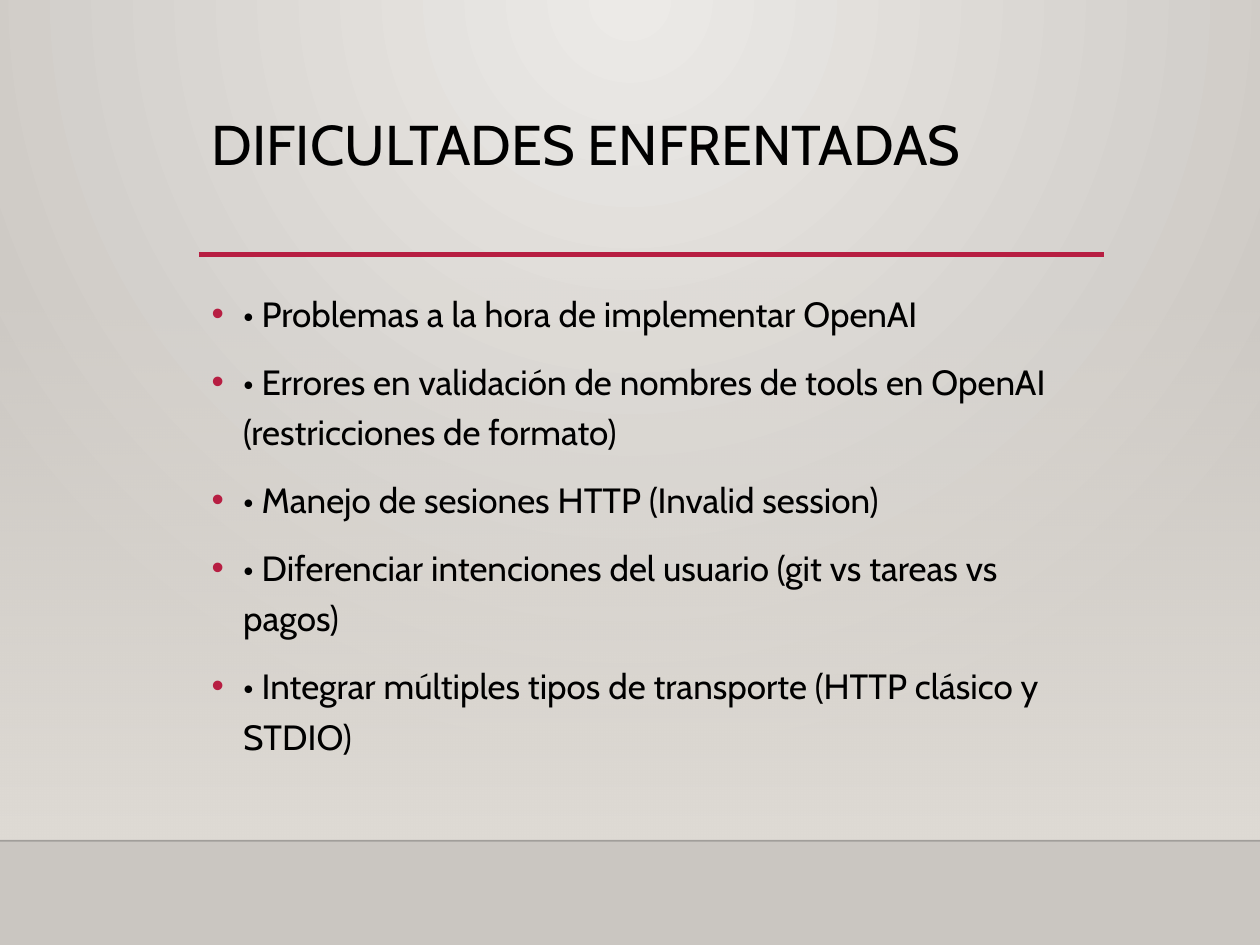
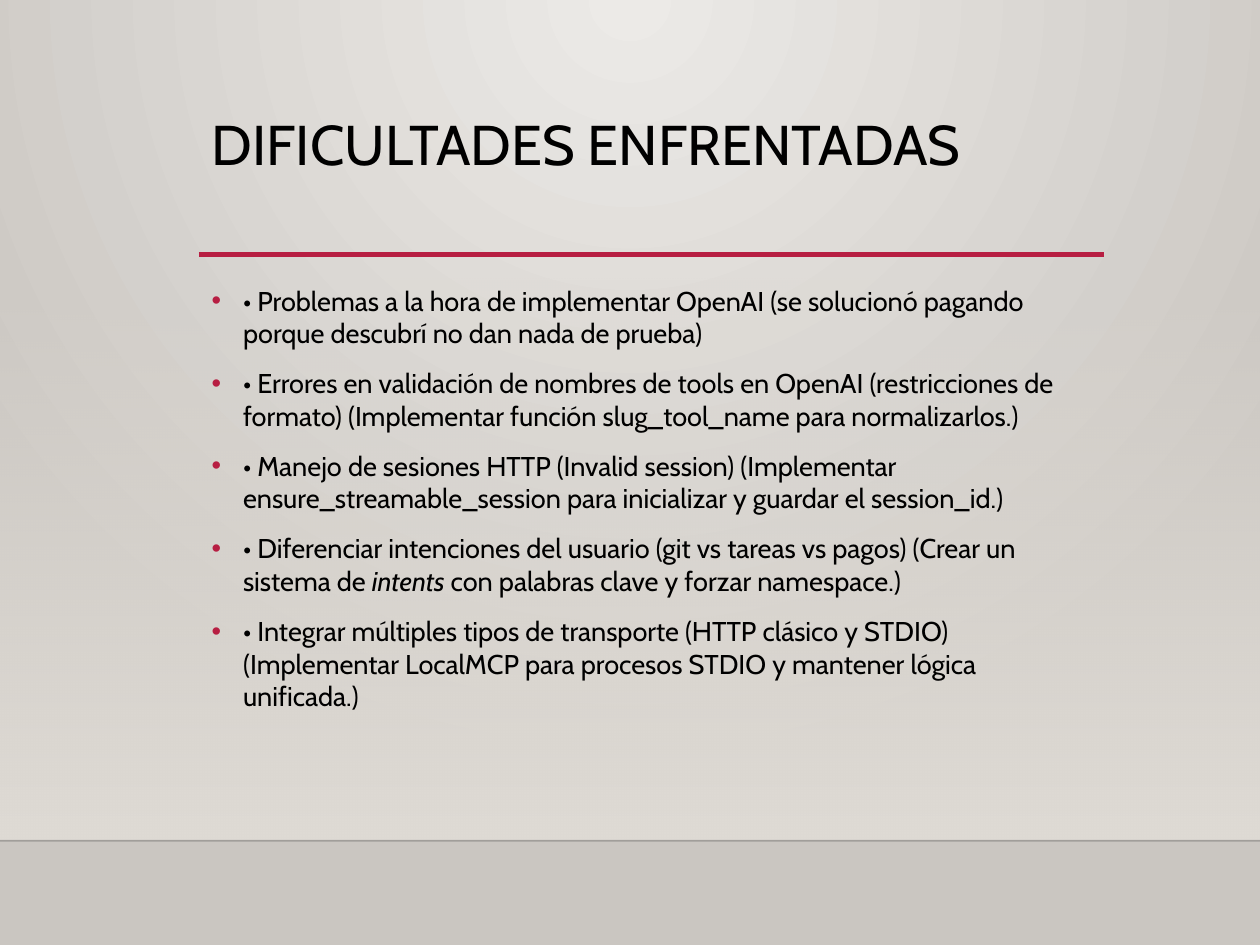
Before and after one commit to vgcarlol/P1-Redes, a slide deck: slide 3 of Documentos/presentacion_proyecto.pptx. Drawn at 1260x945 pixels with LibreOffice and Linux fonts; fonts in the diff are those of the drawing; background and template pictures are left out. Boxes give left, top, right and bottom in pixels: in the first picture for what was removed or moved away, otherwise in the second. Text is boxed around its words. In the diff, an @@ line names an element or a change of style, - is before the commit and + after.

Commit message:
Añadido soluciones

```diff
--- a/Documentos/presentacion_proyecto.pptx
+++ b/Documentos/presentacion_proyecto.pptx
@@ text at bbox=[243, 290, 1053, 710]: text changed; size 20 to 15.5 pt @@
-• • Problemas a la hora de implementar OpenAI
-• • Errores en validación de nombres de tools en OpenAI (restricciones de formato)
-• • Manejo de sesiones HTTP (Invalid session)
-• • Diferenciar intenciones del usuario (git vs tareas vs pagos)
-• • Integrar múltiples tipos de transporte (HTTP clásico y STDIO)
+• • Problemas a la hora de implementar OpenAI (se solucionó pagando porque descubrí no dan nada de prueba)
+• • Errores en validación de nombres de tools en OpenAI (restricciones de formato) (Implementar función slug_tool_name para normalizarlos.)
+• • Manejo de sesiones HTTP (Invalid session) (Implementar ensure_streamable_session para inicializar y guardar el session_id.)
+• • Diferenciar intenciones del usuario (git vs tareas vs pagos) (Crear un sistema de intents con palabras clave y forzar namespace.)
+• • Integrar múltiples tipos de transporte (HTTP clásico y STDIO) (Implementar LocalMCP para procesos STDIO y mantener lógica unificada.)
```
